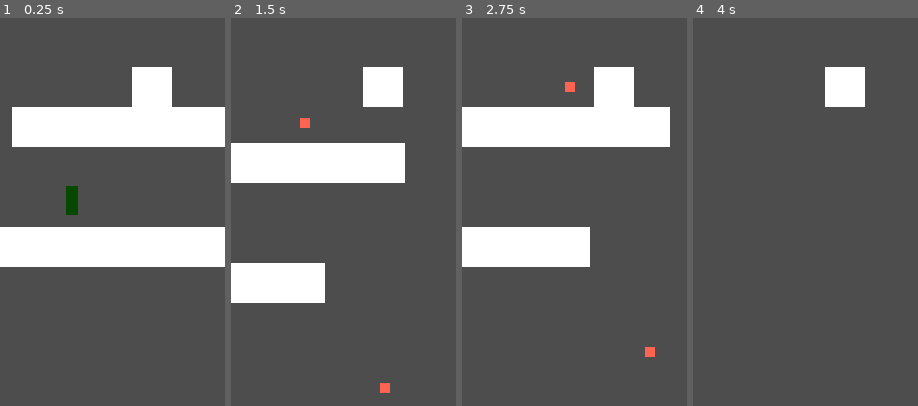
Above: before the commit, frames 1-4 (left to right).
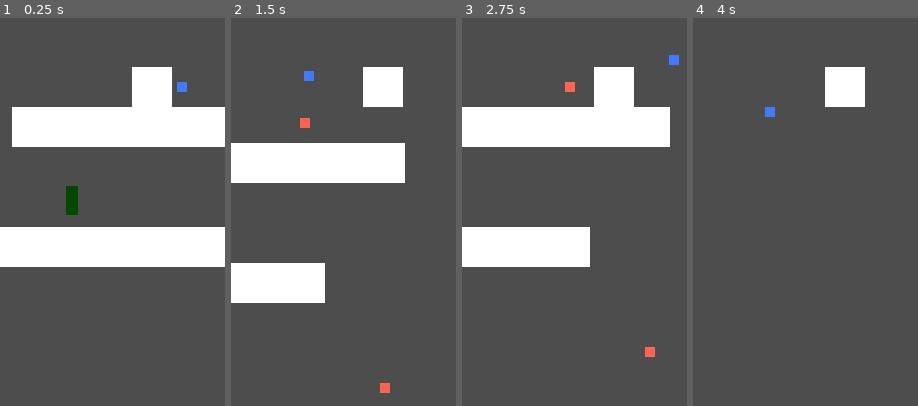
Above: after the commit, the same moments.

Repository: TylerPelaez/Sprouts
Game: Godot game, scene res://Levels/Loki_test.tscn
The game is run twice, just before and just after one commit, with the same random seed, the same clock (stepped at 60 frames per second) and the same inputs.
Inputs:
- Up to frame 1 (0.25 s): no input
- Up to frame 2 (1.5 s): tap Enter at 0.5 s; hold D (Right) from 0.53 s (still down); tap Space (Jump) at 0.77 s
- Up to frame 3 (2.75 s): tap Space (Jump) at 1.52 s; release D (Right) at 2.03 s; hold A (Left) from 2.03 s (still down)
- Up to frame 4 (4 s): release A (Left) at 2.78 s; hold D (Right) from 2.78 s (still down); tap Space (Jump) at 3.02, 3.77 s
The pictures show only the part of the screen within x 16-66%, y 29-79%; the shares and areas given below are measured in that part.

The runs differ from the first frame. In frame 1, 0.1% of the frame differs, in the area x 78-84%, y 16-20%; in frame 2, 0.1%; in frame 3, 0.1%; in frame 4, 0.1%.

Commit message:
Add Companion

Diff:
--- /dev/null
+++ b/Prefabs/Companion.tscn
@@ -0,0 +1,9 @@
+[gd_scene load_steps=3 format=3 uid="uid://clgebm3bcjsqn"]
+
+[ext_resource type="Texture2D" uid="uid://c1voi4mbtyr5t" path="res://Art/Test/White16.png" id="1_ogr1d"]
+[ext_resource type="Script" path="res://Scripts/Companion.gd" id="2_36u7f"]
+
+[node name="Companion" type="Sprite2D"]
+modulate = Color(0.254902, 0.478431, 1, 1)
+texture = ExtResource("1_ogr1d")
+script = ExtResource("2_36u7f")
--- /dev/null
+++ b/Scripts/Companion.gd
@@ -0,0 +1,17 @@
+extends Sprite2D
+class_name Companion
+
+@export var follow_distance: float = 48.0
+@export var initial_offset: Vector2 = Vector2(48, 0)
+@export var follow_speed: float = 5.0
+
+var player: Player
+
+func initialize(_player: Player):
+	player = _player
+	global_position = _player.global_position + initial_offset
+
+# Called every frame. 'delta' is the elapsed time since the previous frame.
+func _physics_process(delta):
+	if global_position.distance_to(player.global_position) > follow_distance:
+		global_position = global_position.lerp(player.global_position + (global_position - player.global_position).normalized() * follow_distance, follow_speed * delta)
--- a/Scripts/LevelController.gd
+++ b/Scripts/LevelController.gd
@@ -2,13 +2,16 @@
 
 @export var player_has_jump: bool = true
 @export var player_has_double_jump: bool = false
+@export var player_has_companion: bool = true
 
 @onready var player_prefab: PackedScene = preload("res://Prefabs/Player.tscn")
+@onready var companion_prefab: PackedScene = preload("res://Prefabs/Companion.tscn")
 
 @onready var camera: Camera2D = $Camera2D
 @onready var player_spawn_pos: Marker2D = $PlayerSpawnPosition
 
 var player: Player
+var companion: Companion
 
 # Called when the node enters the scene tree for the first time.
 func _ready():
@@ -20,6 +23,11 @@
 	player.global_position = player_spawn_pos.global_position
 	player.died.connect(_on_player_death)
 
+	if player_has_companion:
+		companion = companion_prefab.instantiate()
+		add_child(companion)
+		companion.initialize(player)
+
 # Called every frame. 'delta' is the elapsed time since the previous frame.
 func _process(delta):
 	pass
